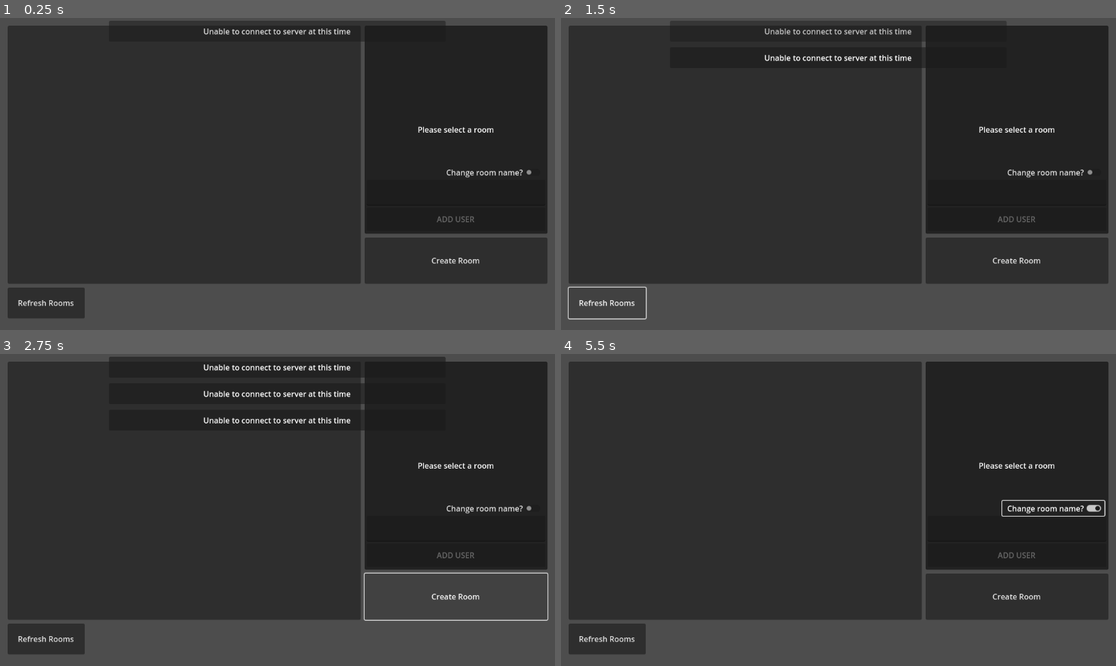
Above: before the commit, frames 1-4 (two rows, left to right).
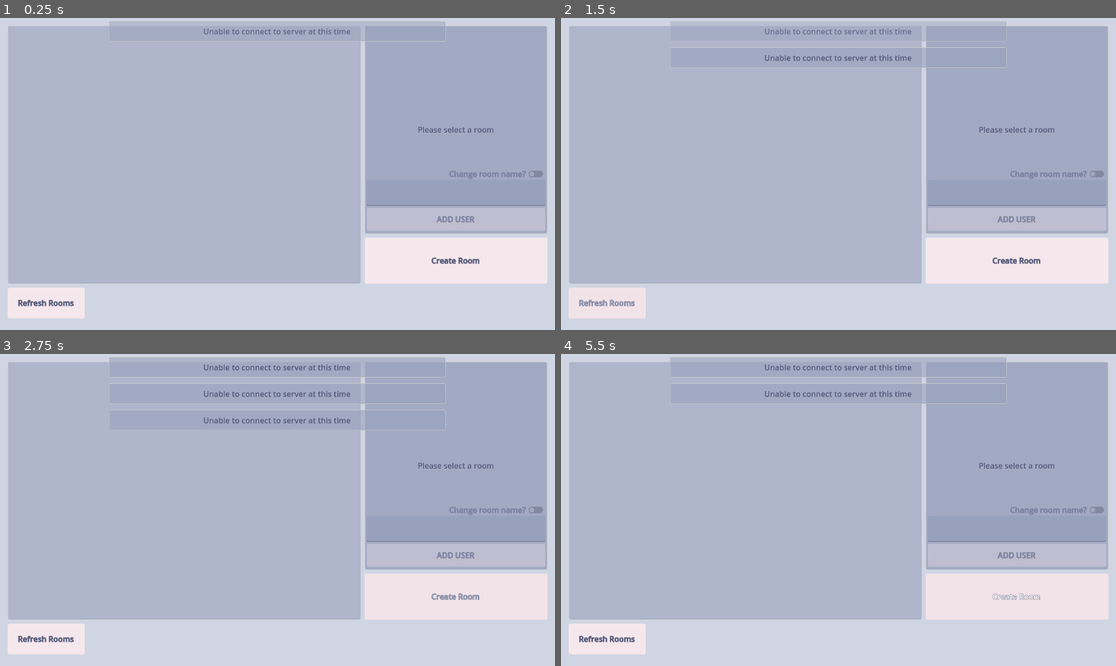
Above: after the commit, the same moments.

Repository: wha-qaq/multiplayer-client
Game: Godot game, scene res://Scenes/main_room.tscn
Same seed, same stepped clock (60 frames per second), same inputs: the game is played once before the commit and once after it. This scene is started directly instead of the project's main scene. The engine's default icon, where the game draws it, is replaced by a stand-in: a white triangle on a blue panel in a dark square.
Inputs (mouse positions are in pixels of both pictures, inside the frame that each line leads up to):
- Up to frame 1 (0.25 s): no input
- Up to frame 2 (1.5 s): click (1016, 192) at 0.52 s; type "12" at 0.6 s; click "Refresh Rooms" at 1.25 s
- Up to frame 3 (2.75 s): click "Create Room" at 2 s
- Up to frame 4 (5.5 s): click "ADD USER" at 2.75 s; click "Change room name?" at 3.5 s; tap Enter at 4.25 s; hold D (move_right) 4.28-5.03 s; tap Space at 5 s; hold S (move_down) from 5.03 s (still down)

The runs differ from the first frame. In frame 1, 100% of the frame differs, in the area x 0-100%, y 0-100%; in frame 2, 100%; in frame 3, 100%; in frame 4, 100%.

Commit message:
Changed Theme (Non-functional requirement)
Changed the theme of the client app to help with aesthetics

Diff:
--- a/Content/main_theme.tres
+++ b/Content/main_theme.tres
@@ -1,11 +1,82 @@
-[gd_resource type="Theme" load_steps=4 format=3 uid="uid://dyhjmh1vxjsi1"]
+[gd_resource type="Theme" load_steps=13 format=3 uid="uid://dyhjmh1vxjsi1"]
+
+[sub_resource type="StyleBoxFlat" id="StyleBoxFlat_st6lm"]
+bg_color = Color(0.947972, 0.891338, 0.910303, 1)
+corner_radius_top_left = 4
+corner_radius_top_right = 4
+corner_radius_bottom_right = 4
+corner_radius_bottom_left = 4
+
+[sub_resource type="StyleBoxFlat" id="StyleBoxFlat_sseqt"]
+bg_color = Color(0.9777, 0.95332, 0.961362, 1)
+corner_radius_top_left = 4
+corner_radius_top_right = 4
+corner_radius_bottom_right = 4
+corner_radius_bottom_left = 4
+
+[sub_resource type="StyleBoxFlat" id="StyleBoxFlat_jo8iw"]
+bg_color = Color(0.955086, 0.908988, 0.925724, 1)
+corner_radius_top_left = 4
+corner_radius_top_right = 4
+corner_radius_bottom_right = 4
+corner_radius_bottom_left = 4
+
+[sub_resource type="StyleBoxFlat" id="StyleBoxFlat_0y6ha"]
+bg_color = Color(0.938008, 0.87076, 0.893399, 1)
+corner_radius_top_left = 4
+corner_radius_top_right = 4
+corner_radius_bottom_right = 4
+corner_radius_bottom_left = 4
+
+[sub_resource type="StyleBoxEmpty" id="StyleBoxEmpty_epeqx"]
+
+[sub_resource type="StyleBoxEmpty" id="StyleBoxEmpty_lekoq"]
+
+[sub_resource type="StyleBoxFlat" id="StyleBoxFlat_d8lyv"]
+content_margin_left = 4.0
+content_margin_top = 4.0
+content_margin_right = 4.0
+content_margin_bottom = 4.0
+bg_color = Color(1, 1, 1, 0.75)
+draw_center = false
+border_width_left = 2
+border_width_top = 2
+border_width_right = 2
+border_width_bottom = 2
+corner_radius_top_left = 3
+corner_radius_top_right = 3
+corner_radius_bottom_right = 3
+corner_radius_bottom_left = 3
+corner_detail = 5
+expand_margin_left = 2.0
+expand_margin_top = 2.0
+expand_margin_right = 2.0
+expand_margin_bottom = 2.0
+
+[sub_resource type="StyleBoxFlat" id="StyleBoxFlat_q01g2"]
+content_margin_left = 4.0
+content_margin_top = 4.0
+content_margin_right = 4.0
+content_margin_bottom = 4.0
+bg_color = Color(0.596078, 0.631373, 0.737255, 1)
+border_width_bottom = 2
+border_color = Color(0, 0, 0, 0.6)
+corner_radius_top_left = 3
+corner_radius_top_right = 3
+corner_radius_bottom_right = 3
+corner_radius_bottom_left = 3
+corner_detail = 5
 
 [sub_resource type="StyleBoxFlat" id="StyleBoxFlat_lekoq"]
 content_margin_left = 0.0
 content_margin_top = 0.0
 content_margin_right = 0.0
 content_margin_bottom = 0.0
-bg_color = Color(0, 0, 0, 0.454902)
+bg_color = Color(0.596078, 0.631373, 0.737255, 0.588235)
+border_width_left = 1
+border_width_top = 1
+border_width_right = 1
+border_width_bottom = 1
 corner_radius_top_left = 3
 corner_radius_top_right = 3
 corner_radius_bottom_right = 3
@@ -26,11 +97,31 @@
 
 [sub_resource type="FontVariation" id="FontVariation_lekoq"]
 
+[sub_resource type="StyleBoxFlat" id="StyleBoxFlat_mx6gl"]
+bg_color = Color(0.956863, 0.921569, 0.827451, 0.784314)
+corner_radius_top_left = 4
+corner_radius_top_right = 4
+corner_radius_bottom_right = 4
+corner_radius_bottom_left = 4
+
 [resource]
-MarginContainer/constants/margin_bottom = 8
-MarginContainer/constants/margin_left = 8
-MarginContainer/constants/margin_right = 8
-MarginContainer/constants/margin_top = 8
+Button/colors/font_color = Color(0.333333, 0.345098, 0.47451, 1)
+Button/colors/font_hover_color = Color(0.596078, 0.631373, 0.737255, 1)
+Button/colors/font_outline_color = Color(0.333333, 0.345098, 0.47451, 1)
+Button/colors/font_pressed_color = Color(0.333333, 0.345098, 0.47451, 1)
+Button/constants/outline_size = 2
+Button/styles/focus = SubResource("StyleBoxFlat_st6lm")
+Button/styles/hover = SubResource("StyleBoxFlat_sseqt")
+Button/styles/normal = SubResource("StyleBoxFlat_jo8iw")
+Button/styles/pressed = SubResource("StyleBoxFlat_0y6ha")
+CheckButton/styles/focus = SubResource("StyleBoxEmpty_epeqx")
+CheckButton/styles/normal = SubResource("StyleBoxEmpty_lekoq")
+Label/colors/font_color = Color(0.333333, 0.345098, 0.47451, 1)
+LineEdit/colors/font_color = Color(0.333333, 0.345098, 0.47451, 1)
+LineEdit/colors/font_placeholder_color = Color(0.333333, 0.345098, 0.47451, 0.6)
+LineEdit/styles/focus = SubResource("StyleBoxFlat_d8lyv")
+LineEdit/styles/normal = SubResource("StyleBoxFlat_q01g2")
 Panel/styles/panel = SubResource("StyleBoxFlat_lekoq")
 PanelContainer/styles/panel = SubResource("StyleBoxFlat_epeqx")
 TextEdit/fonts/font = SubResource("FontVariation_lekoq")
+TooltipPanel/styles/panel = SubResource("StyleBoxFlat_mx6gl")
--- a/Scenes/main_room.tscn
+++ b/Scenes/main_room.tscn
@@ -13,21 +13,17 @@
 [sub_resource type="CircleShape2D" id="CircleShape2D_d08tv"]
 radius = 64.0
 
-[sub_resource type="StyleBoxFlat" id="StyleBoxFlat_giuuk"]
+[sub_resource type="StyleBoxEmpty" id="StyleBoxEmpty_aorri"]
+
+[sub_resource type="StyleBoxEmpty" id="StyleBoxEmpty_w1vw5"]
+
+[sub_resource type="StyleBoxEmpty" id="StyleBoxEmpty_crhwu"]
+
+[sub_resource type="StyleBoxEmpty" id="StyleBoxEmpty_oool8"]
 content_margin_left = 8.0
-content_margin_top = 8.0
 content_margin_right = 8.0
-content_margin_bottom = 8.0
-bg_color = Color(0, 0, 0, 0.392157)
-border_width_left = 2
-border_width_top = 2
-border_width_right = 2
-border_width_bottom = 2
-border_color = Color(1, 1, 1, 0.588235)
-corner_radius_top_left = 8
-corner_radius_top_right = 8
-corner_radius_bottom_right = 8
-corner_radius_bottom_left = 8
+
+[sub_resource type="StyleBoxEmpty" id="StyleBoxEmpty_v1qvw"]
 
 [node name="MainRoom" type="Node2D"]
 y_sort_enabled = true
@@ -103,39 +99,35 @@
 metadata/_edit_use_anchors_ = true
 
 [node name="Leave" type="Button" parent="GUI"]
-custom_minimum_size = Vector2(64, 64)
-anchors_preset = 1
+custom_minimum_size = Vector2(96, 64)
+anchors_preset = -1
+anchor_left = 1.0
+anchor_right = 1.0
+offset_top = 176.0
+offset_right = -16.0
+grow_horizontal = 0
+text = "Leave"
+metadata/_edit_use_anchors_ = true
+
+[node name="OpenLogs" type="Button" parent="GUI"]
+custom_minimum_size = Vector2(96, 64)
+anchors_preset = -1
+anchor_left = 1.0
+anchor_right = 1.0
+offset_top = 96.0
+offset_right = -16.0
+grow_horizontal = 0
+text = "Logs"
+metadata/_edit_use_anchors_ = true
+
+[node name="Settings" type="Button" parent="GUI"]
+custom_minimum_size = Vector2(96, 64)
+anchors_preset = -1
 anchor_left = 1.0
 anchor_right = 1.0
 offset_top = 16.0
 offset_right = -16.0
 grow_horizontal = 0
-text = "Leave"
-metadata/_edit_use_anchors_ = true
-
-[node name="OpenLogs" type="Button" parent="GUI"]
-custom_minimum_size = Vector2(96, 64)
-anchors_preset = 1
-anchor_left = 1.0
-anchor_right = 1.0
-offset_left = -154.0
-offset_top = 16.0
-offset_right = -90.0
-offset_bottom = 80.0
-grow_horizontal = 0
-text = "Logs"
-metadata/_edit_use_anchors_ = true
-
-[node name="Settings" type="Button" parent="GUI"]
-custom_minimum_size = Vector2(96, 64)
-anchors_preset = 1
-anchor_left = 1.0
-anchor_right = 1.0
-offset_left = -294.0
-offset_top = 16.0
-offset_right = -198.0
-offset_bottom = 80.0
-grow_horizontal = 0
 text = "Settings"
 metadata/_edit_use_anchors_ = true
 
@@ -172,7 +164,10 @@
 anchor_bottom = 1.0
 offset_top = 16.0
 offset_bottom = -16.0
-theme_override_styles/panel = SubResource("StyleBoxFlat_giuuk")
+theme_override_styles/panel = SubResource("StyleBoxEmpty_aorri")
+
+[node name="Background" type="Panel" parent="GUI/MessageLogs/Panel"]
+layout_mode = 2
 
 [node name="Scroll" type="ScrollContainer" parent="GUI/MessageLogs/Panel"]
 layout_mode = 2
@@ -255,10 +250,17 @@
 anchor_bottom = 1.0
 offset_top = 16.0
 offset_bottom = -16.0
-theme_override_styles/panel = SubResource("StyleBoxFlat_giuuk")
+theme_override_styles/panel = SubResource("StyleBoxEmpty_w1vw5")
+
+[node name="Background" type="Panel" parent="GUI/SettingsMenu/Panel"]
+layout_mode = 2
 
 [node name="VSplit" type="VSplitContainer" parent="GUI/SettingsMenu/Panel"]
 layout_mode = 2
+theme_override_styles/split_bar_background = SubResource("StyleBoxEmpty_crhwu")
+split_offset = 4
+dragging_enabled = false
+dragger_visibility = 1
 
 [node name="Label" type="Label" parent="GUI/SettingsMenu/Panel/VSplit"]
 layout_mode = 2
@@ -278,9 +280,11 @@
 
 [node name="DisplayName" type="PanelContainer" parent="GUI/SettingsMenu/Panel/VSplit/Scroll/Vertical"]
 layout_mode = 2
+theme_override_styles/panel = SubResource("StyleBoxEmpty_oool8")
 
 [node name="HSplit" type="HSplitContainer" parent="GUI/SettingsMenu/Panel/VSplit/Scroll/Vertical/DisplayName"]
 layout_mode = 2
+theme_override_styles/split_bar_background = SubResource("StyleBoxEmpty_v1qvw")
 split_offset = 8
 collapsed = true
 dragging_enabled = false
--- a/Scenes/room_select.tscn
+++ b/Scenes/room_select.tscn
@@ -15,6 +15,15 @@
 grow_vertical = 2
 script = ExtResource("1_0dhwt")
 
+[node name="Background" type="ColorRect" parent="."]
+layout_mode = 1
+anchors_preset = 15
+anchor_right = 1.0
+anchor_bottom = 1.0
+grow_horizontal = 2
+grow_vertical = 2
+color = Color(0.815262, 0.83394, 0.888901, 1)
+
 [node name="Rooms" type="Control" parent="."]
 layout_mode = 1
 anchor_right = 0.65
@@ -46,7 +55,9 @@
 size_flags_horizontal = 3
 size_flags_vertical = 3
 theme = ExtResource("2_4ihgt")
-theme_override_constants/margin_top = 0
+theme_override_constants/margin_left = 8
+theme_override_constants/margin_top = 4
+theme_override_constants/margin_right = 8
 theme_override_constants/margin_bottom = 0
 
 [node name="Container" type="VBoxContainer" parent="Rooms/Scrolling/Margin"]
@@ -173,26 +184,6 @@
 grow_horizontal = 2
 grow_vertical = 2
 
-[node name="SelectPrompt" type="Label" parent="RoomDetails"]
-layout_mode = 1
-anchors_preset = 15
-anchor_right = 1.0
-anchor_bottom = 1.0
-grow_horizontal = 2
-grow_vertical = 2
-text = "Please select a room"
-horizontal_alignment = 1
-vertical_alignment = 1
-
-[node name="Panel" type="Panel" parent="RoomDetails/SelectPrompt"]
-show_behind_parent = true
-layout_mode = 1
-anchors_preset = 15
-anchor_right = 1.0
-anchor_bottom = 1.0
-grow_horizontal = 2
-grow_vertical = 2
-
 [node name="room_change_name" type="CheckButton" parent="RoomDetails"]
 layout_mode = 1
 anchors_preset = -1
@@ -200,12 +191,33 @@
 anchor_top = 1.0
 anchor_right = 1.0
 anchor_bottom = 1.0
-offset_top = -112.0
+offset_left = -208.0
+offset_top = -136.0
 offset_right = -8.0
 offset_bottom = -112.0
 grow_horizontal = 0
 grow_vertical = 0
 text = " Change room name?"
+
+[node name="SelectPrompt" type="Label" parent="RoomDetails"]
+layout_mode = 1
+anchors_preset = 15
+anchor_right = 1.0
+anchor_bottom = 1.0
+grow_horizontal = 2
+grow_vertical = 2
+text = "Please select a room"
+horizontal_alignment = 1
+vertical_alignment = 1
+
+[node name="Panel" type="Panel" parent="RoomDetails/SelectPrompt"]
+show_behind_parent = true
+layout_mode = 1
+anchors_preset = 15
+anchor_right = 1.0
+anchor_bottom = 1.0
+grow_horizontal = 2
+grow_vertical = 2
 
 [node name="RoomExample" type="Control" parent="."]
 visible = false
--- a/Scenes/title_screen.tscn
+++ b/Scenes/title_screen.tscn
@@ -17,6 +17,15 @@
 theme = ExtResource("1_ak2if")
 script = ExtResource("1_v6p8y")
 
+[node name="Background" type="ColorRect" parent="."]
+layout_mode = 1
+anchors_preset = 15
+anchor_right = 1.0
+anchor_bottom = 1.0
+grow_horizontal = 2
+grow_vertical = 2
+color = Color(0.815686, 0.835294, 0.890196, 1)
+
 [node name="Title" type="Label" parent="."]
 layout_mode = 1
 anchors_preset = -1
@@ -26,7 +35,7 @@
 anchor_bottom = 0.15
 grow_horizontal = 2
 theme = ExtResource("1_ak2if")
-text = "App Title"
+text = "Test Name"
 label_settings = SubResource("LabelSettings_v6p8y")
 horizontal_alignment = 1
 metadata/_edit_use_anchors_ = true
@@ -119,6 +128,23 @@
 text = "No Account?
 Click here to Sign Up!"
 
+[node name="PANEL_LABEL" type="Label" parent="AuthPanel/SignIn"]
+layout_mode = 1
+anchors_preset = -1
+anchor_left = 0.5
+anchor_right = 0.5
+grow_horizontal = 2
+grow_vertical = 2
+theme = ExtResource("1_ak2if")
+theme_type_variation = &"HeaderLarge"
+theme_override_colors/font_shadow_color = Color(0, 0, 0, 0.588235)
+theme_override_constants/shadow_offset_x = 0
+theme_override_constants/shadow_offset_y = 0
+theme_override_constants/shadow_outline_size = 8
+text = "Signing In"
+horizontal_alignment = 1
+vertical_alignment = 1
+
 [node name="SignUp" type="Control" parent="AuthPanel"]
 visible = false
 layout_mode = 1
@@ -199,10 +225,25 @@
 Sign In Here."
 autowrap_mode = 2
 
+[node name="PANEL_LABEL" type="Label" parent="AuthPanel/SignUp"]
+layout_mode = 1
+anchors_preset = -1
+anchor_left = 0.5
+anchor_right = 0.5
+grow_horizontal = 2
+grow_vertical = 2
+theme = ExtResource("1_ak2if")
+theme_type_variation = &"HeaderLarge"
+theme_override_colors/font_shadow_color = Color(0, 0, 0, 0.588235)
+theme_override_constants/shadow_offset_x = 0
+theme_override_constants/shadow_offset_y = 0
+theme_override_constants/shadow_outline_size = 8
+text = "Creating an account"
+horizontal_alignment = 1
+vertical_alignment = 1
+
 [node name="Panel" type="Panel" parent="AuthPanel"]
-modulate = Color(0, 0, 0, 1)
-self_modulate = Color(0, 0, 0, 1)
-z_index = -1
+show_behind_parent = true
 layout_mode = 1
 anchors_preset = 15
 anchor_right = 1.0
--- a/Source/UI/room_select.gd
+++ b/Source/UI/room_select.gd
@@ -125,6 +125,7 @@
 	room_details.clear_details()
 	RoomConnector.deselect_room()
 	room_initiate.text = "Create Room"
+	select_prompt.show()
 	request_rooms()
 
 func initiate_room() -> void:
--- a/project.godot
+++ b/project.godot
@@ -26,6 +26,10 @@
 version_control/plugin_name="GitPlugin"
 version_control/autoload_on_startup=true
 
+[gui]
+
+theme/custom="uid://dyhjmh1vxjsi1"
+
 [input]
 
 move_up={
Not shown, added: Content/theme.txt
Not shown: 1 places in Scenes/main_room.tscn that only renumber resources
